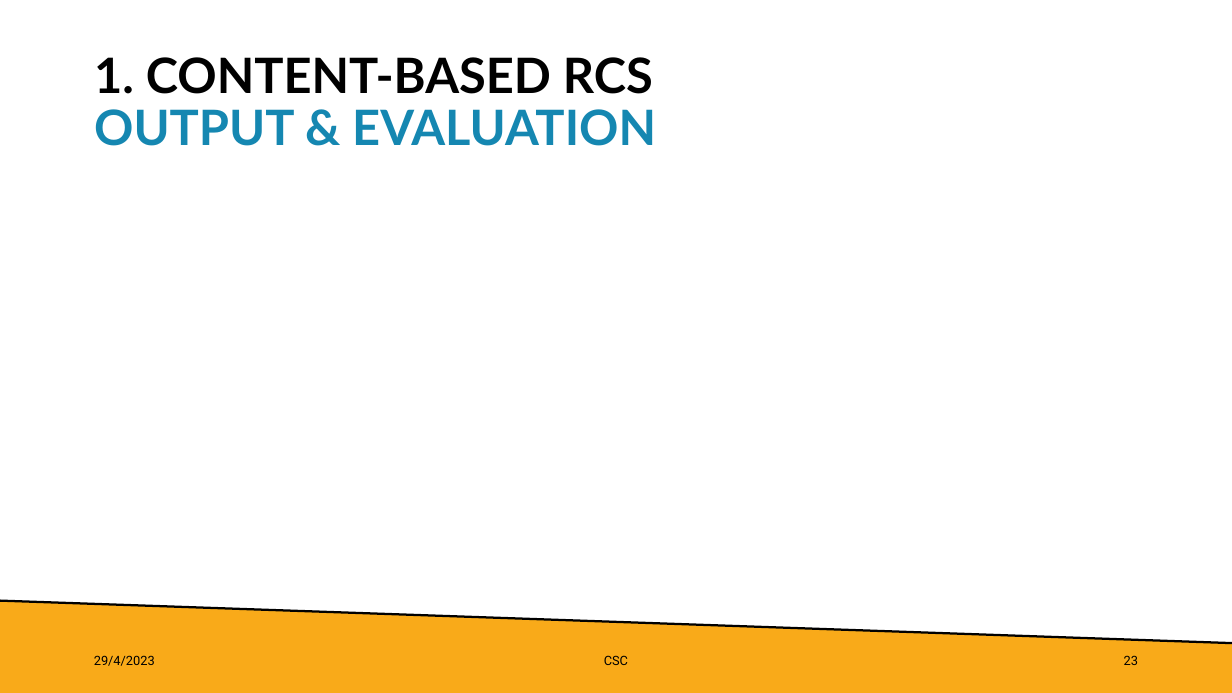
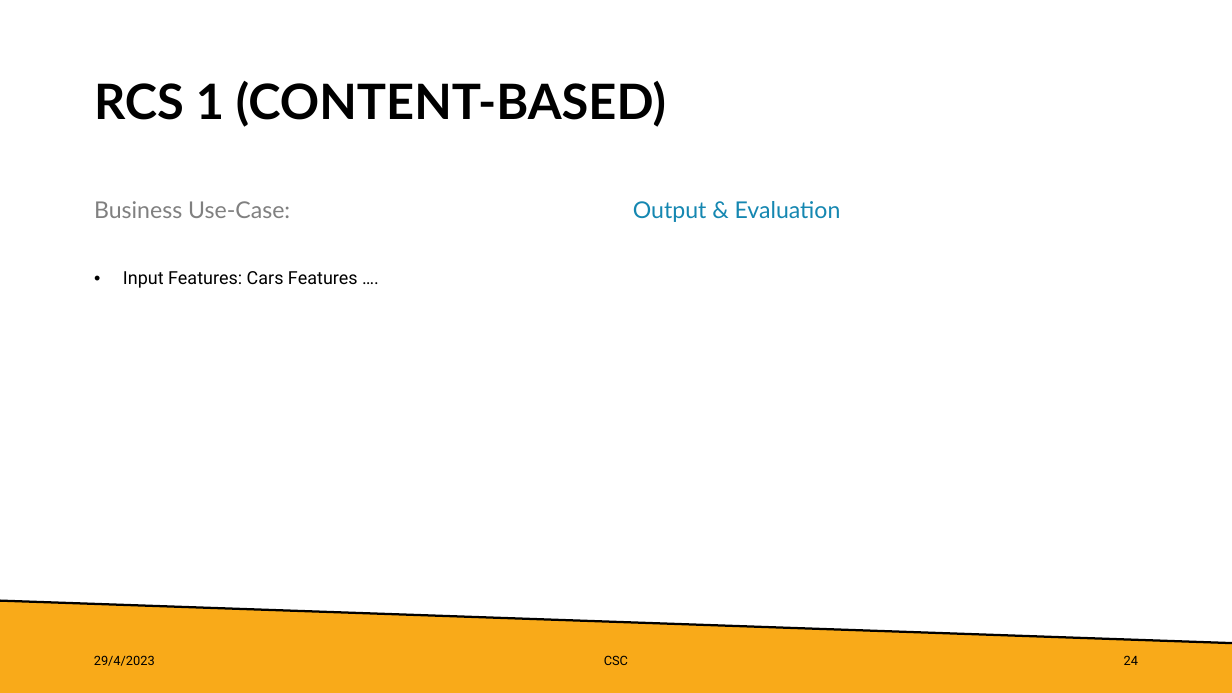
Before and after one commit to lkimhui/CarSmartConsultancy, a slide deck: slide 24 of BIG_DATA_PROCESSING_PresentationDeck.pptx (slide 23 before the commit). Drawn at 1232x693 pixels with LibreOffice and Linux fonts; fonts in the diff are those of the drawing. Boxes give left, top, right and bottom in pixels: in the first picture for what was removed or moved away, otherwise in the second. Text is boxed around its words. In the diff, an @@ line names an element or a change of style, - is before the commit and + after.

```diff
--- a/BIG_DATA_PROCESSING_PresentationDeck.pptx
+++ b/BIG_DATA_PROCESSING_PresentationDeck.pptx
@@ title at [94,81,666,127]: text changed @@
-1. CONTENT-BASED RCS
-OUTPUT & EVALUATION
+RCS 1 (CONTENT-BASED)
@@ text added at [94,201,290,218], 18 pt, text #808080 @@
+Business Use-Case:
@@ text added at [633,201,841,222], 18 pt, text #1587B1 @@
+Output & Evaluation
@@ text added at [123,271,358,288], 14 pt, text #000000 @@
+• Input Features: Cars Features ….
@@ page number at [1124,655,1138,665]: text changed @@
-23
+24
```
Also in this commit, not shown: 10 other slides changed, 3 slides added.
